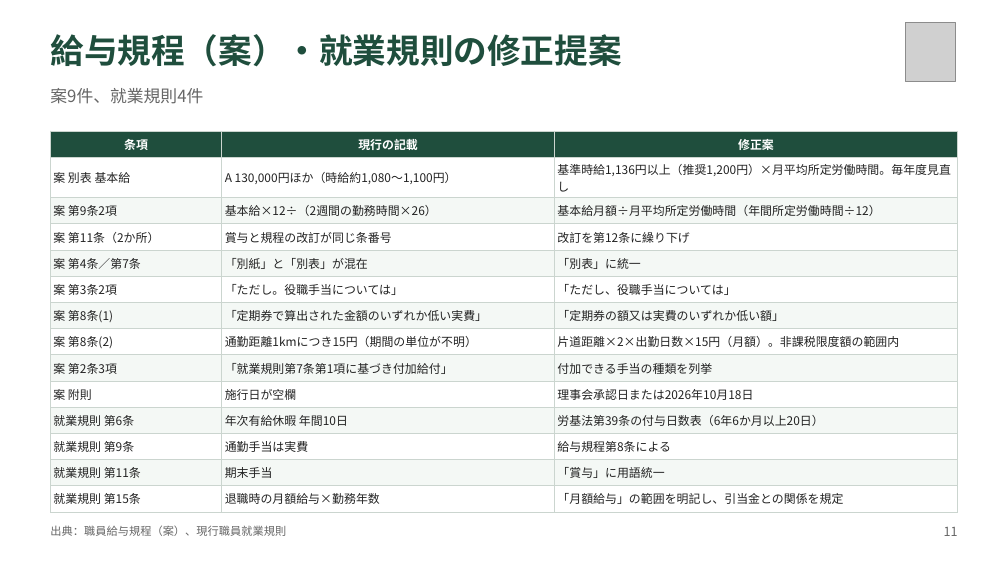
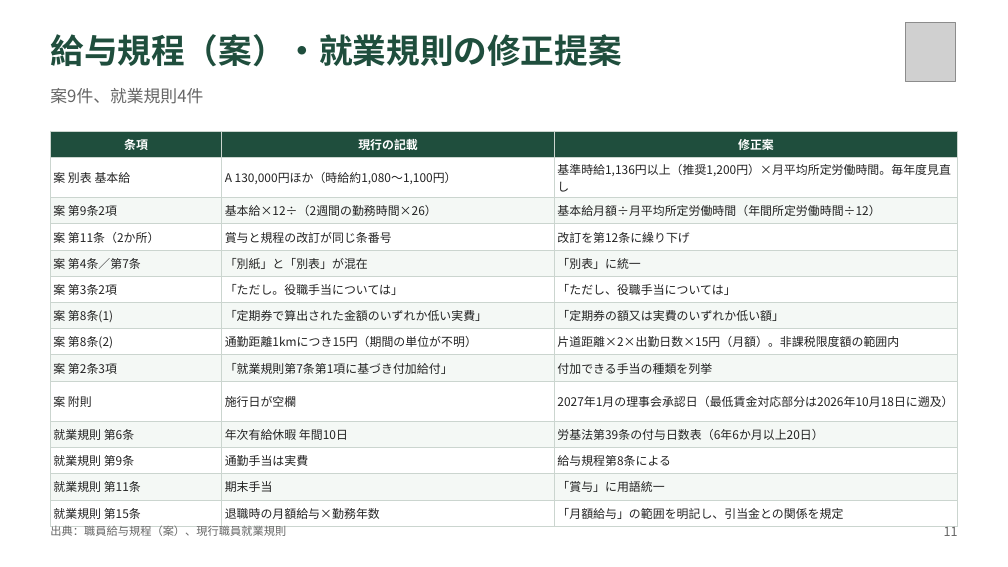
Before and after one commit to TakaS-JP/ClaudeGitHub, a slide deck: slide 11 of docs/ibaraki-kouseihogo/職員給与規程案_説明資料案_2026-09.pptx. Drawn at 1008x567 pixels with LibreOffice and Linux fonts; fonts in the diff are those of the drawing; grey boxes stand for pictures. Boxes give left, top, right and bottom in pixels: in the first picture for what was removed or moved away, otherwise in the second. Text is boxed around its words. In the diff, an @@ line names an element or a change of style, - is before the commit and + after.

```diff
--- a/docs/ibaraki-kouseihogo/職員給与規程案_説明資料案_2026-09.pptx
+++ b/docs/ibaraki-kouseihogo/職員給与規程案_説明資料案_2026-09.pptx
@@ table at (50,131,958,523) @@
-row 10, column 3: 理事会承認日または2026年10月18日
+row 10, column 3: 2027年1月の理事会承認日（最低賃金対応部分は2026年10月18日に遡及）
```
Also in this commit, not shown: 6 other slides changed, 18 other files.
